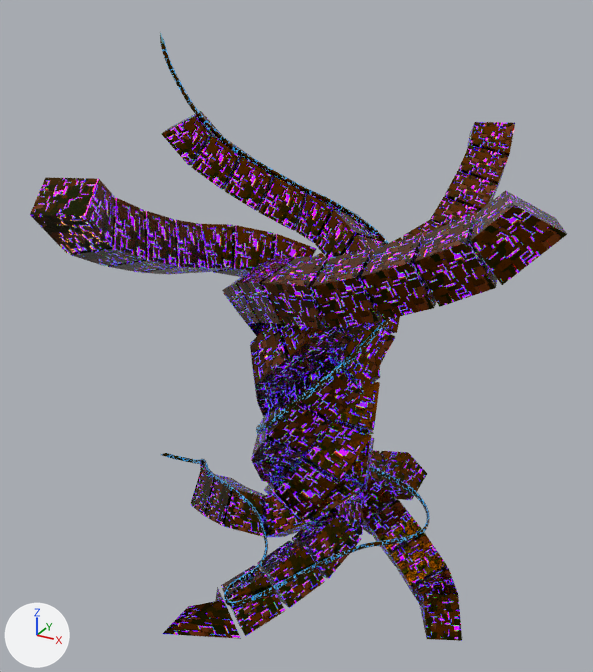
The Blender file Alex/Tree and Rail V1.1.blend, before and after one commit.
Camera for both pictures: a 50 mm lens placed at (16.5, -31.8, 27.5), pointed at (-0.8, -0.3, 11.8). The lights are fixed; the arrows at lower left show +X, +Y and +Z.

In view in the first picture: 'Rail Curve Mesh', 'Tree Cube Applied'.
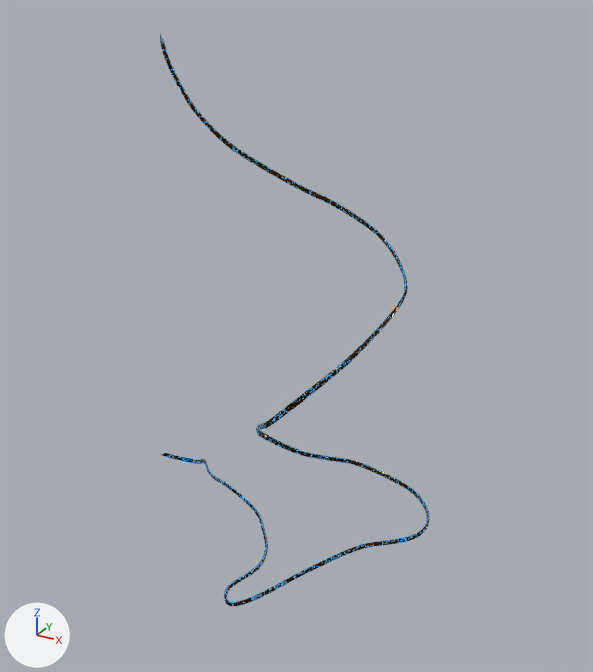
What the commit changed:
Picture 'TreeRoot_Emit.png' (img_treeroot_emit_png) is new.
Picture 'TreeRoot_Diffuse.png' (img_treeroot_diffuse_png) is new.
Picture 'TreeRoot_Metallic.png' (img_treeroot_metallic_png) is new.
Material 'TreeRoot_Textured' (mat_treeroot_textured) is new.
Uses the picture img_treeroot_diffuse_png.
Uses the picture img_treeroot_emit_png.
Uses the picture img_treeroot_metallic_png.
me_tree_cube_applied has 608 vertices, 456 faces and spans x -11.8..11.8, y -11.8..11.8, z -1.2..20.8.
me_tree_cube_applied no longer uses material mat_tree.
me_tree_cube_applied now uses material mat_treeroot_textured.
Object 'Tree Cube Applied' (ob_tree_cube_applied) is now hidden.

Location of each change, [x1, y1, x2, y2] in pixels of the pictures (593 x 672 px):
'Tree Cube Applied', hidden: before [30, 111, 567, 641]
